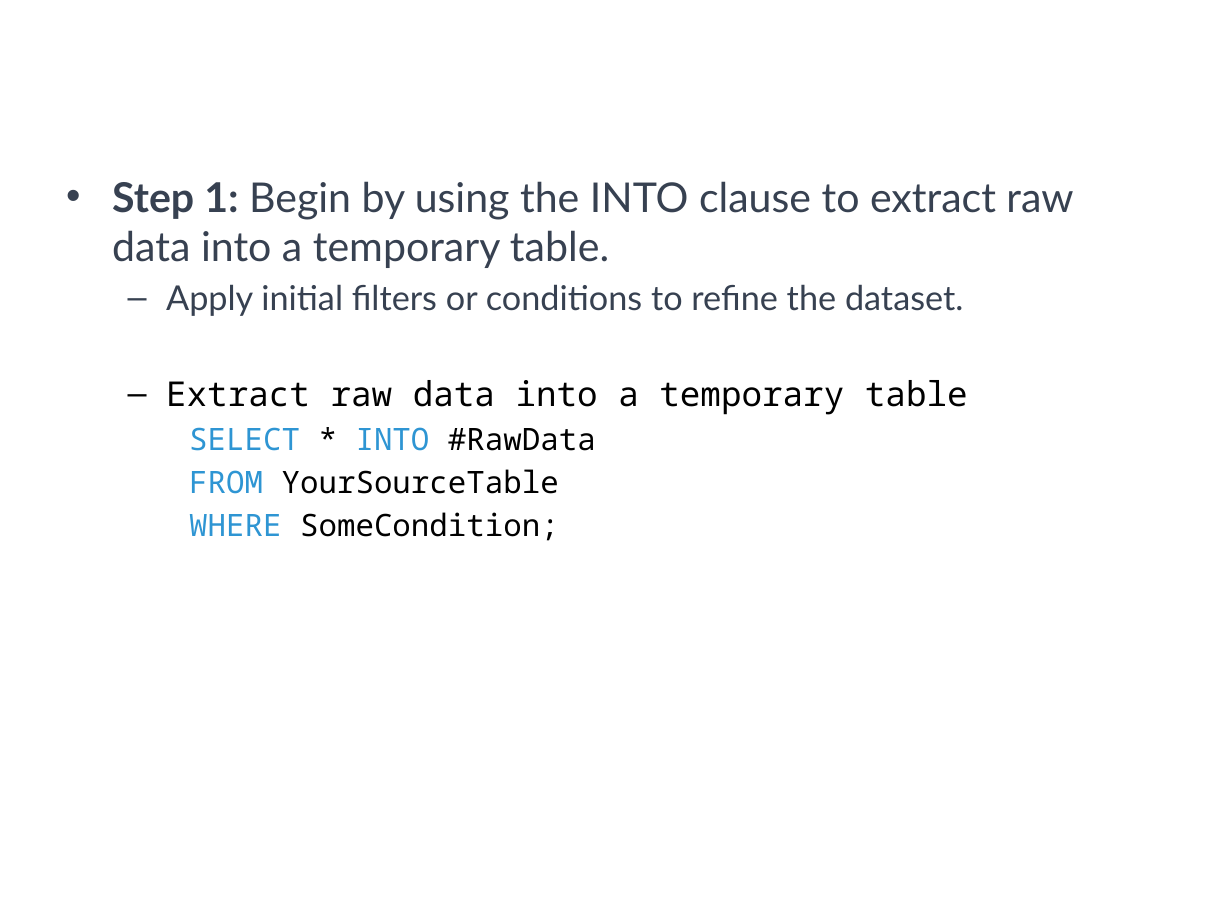
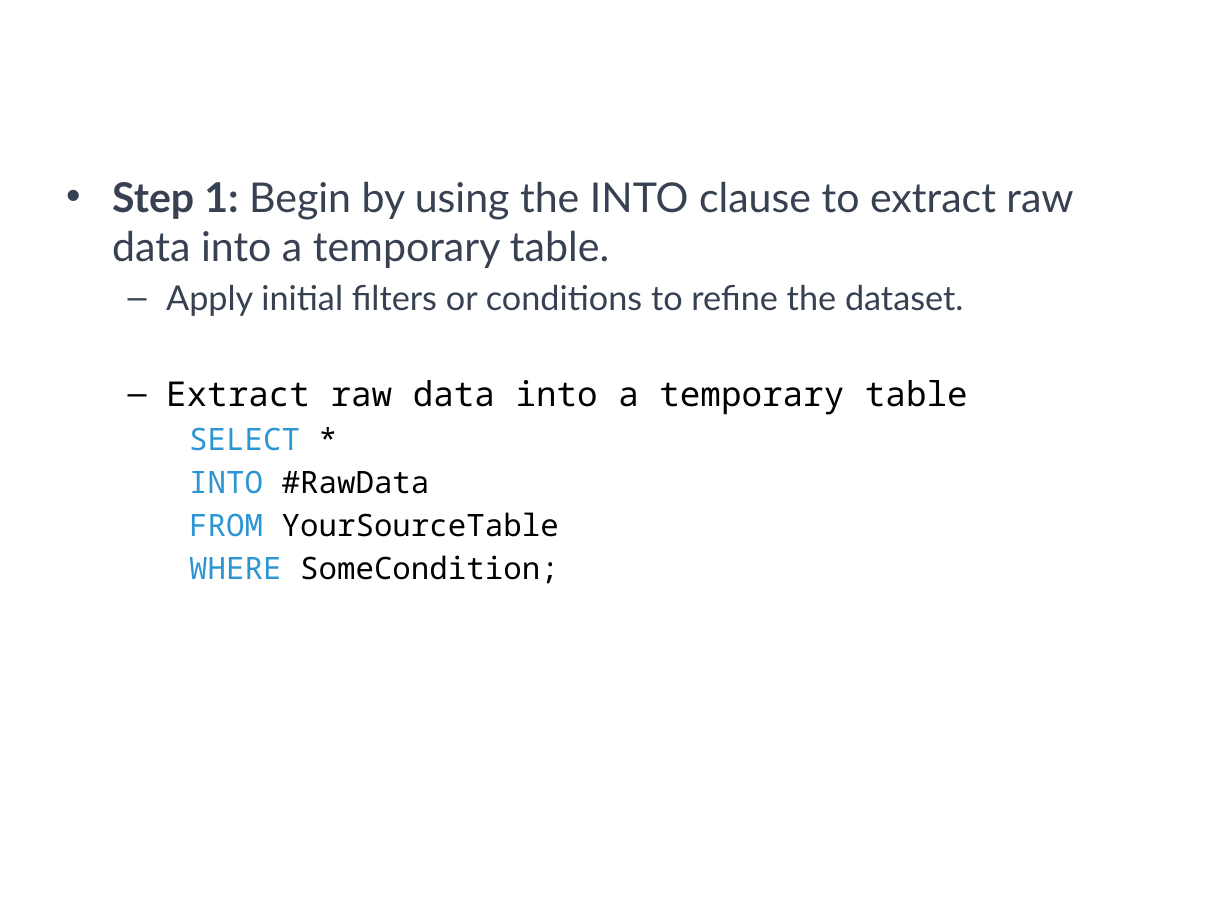
Before and after one commit to a099954/ABC-Program, a slide deck: slide 11 of SQL/Day 6 Temp Tables/Temp Tables SQL.pptx. Drawn at 1232x924 pixels with LibreOffice and Linux fonts; fonts in the diff are those of the drawing; background and template pictures are left out. Boxes give left, top, right and bottom in pixels: in the first picture for what was removed or moved away, otherwise in the second. Text is boxed around its words. In the diff, an @@ line names an element or a change of style, - is before the commit and + after.

```diff
--- a/SQL/Day 6 Temp Tables/Temp Tables SQL.pptx
+++ b/SQL/Day 6 Temp Tables/Temp Tables SQL.pptx
@@ text at (x1=189, y1=427, x2=430, y2=494): text changed @@
-    SELECT * INTO #RawData
+    SELECT *
+    INTO #RawData
```
Also in this commit, not shown: 6 other files.
